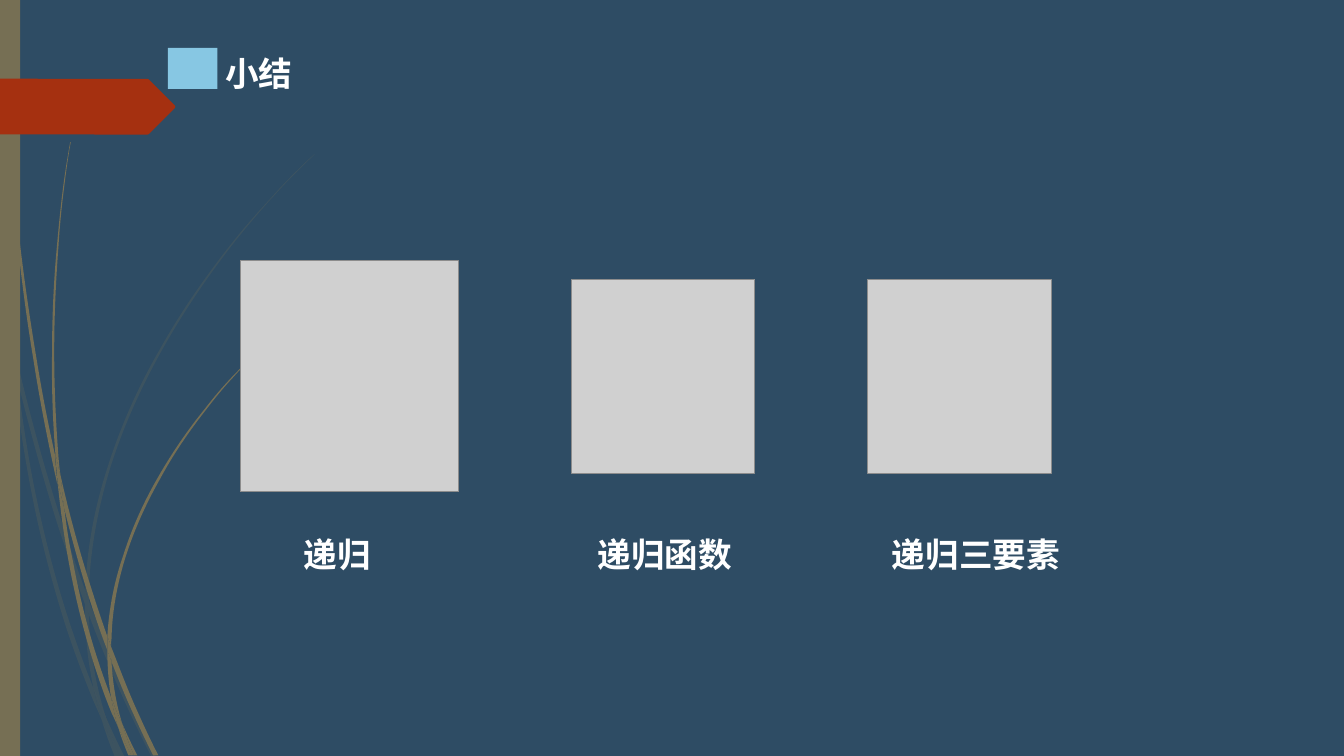
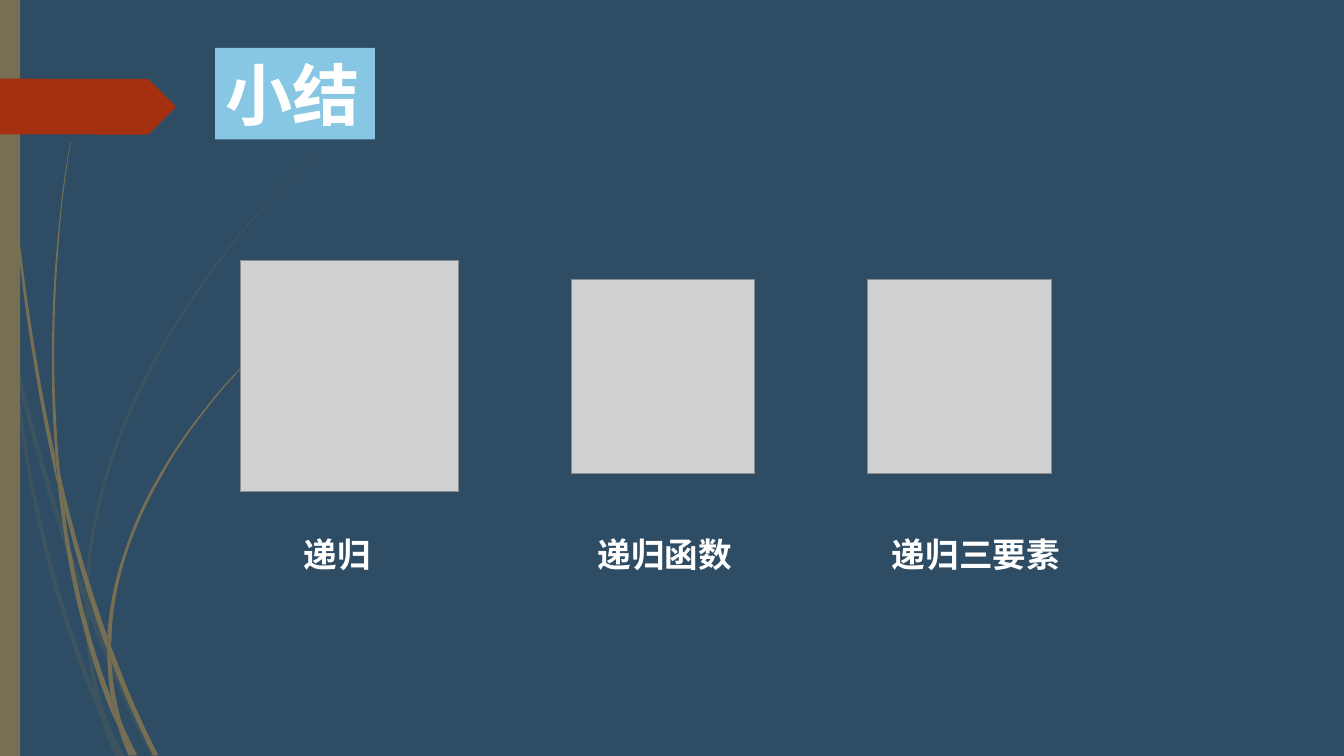
Before and after one commit to hongm32/2020design, a slide deck: slide 19 of 【第10课】递归算法/【第10课】递归算法.pptx (slide 22 before the commit). Drawn at 1344x756 pixels with LibreOffice and Linux fonts; fonts in the diff are those of the drawing; grey boxes stand for pictures. Boxes give left, top, right and bottom in pixels: in the first picture for what was removed or moved away, otherwise in the second. Text is boxed around its words. In the diff, an @@ line names an element or a change of style, - is before the commit and + after.

```diff
--- a/【第10课】递归算法/【第10课】递归算法.pptx
+++ b/【第10课】递归算法/【第10课】递归算法.pptx
@@ text "小结" at <box>225,63,359,126</box>: size 24 to 48 pt @@
@@ rectangle: place and size @@
-rectangle at <box>168,48,218,90</box>
+rectangle at <box>216,48,375,140</box>
```
Also in this commit, not shown: 7 other slides changed, 3 slides removed, 7 other files.
